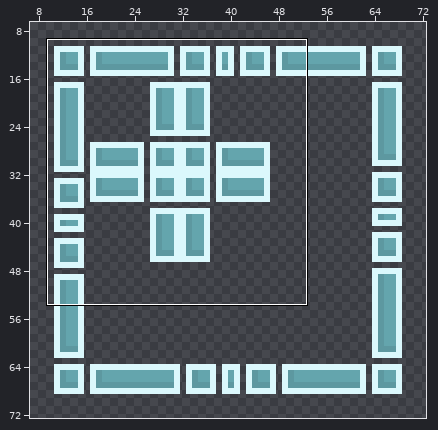
Two states of a pixel-art file, examples/vacuum-outlaw/src/main/resources/tilesets/StationOne_walls.aseprite. Above, an overview of the earlier version with the close-up marked.
Close-up. First the earlier version:
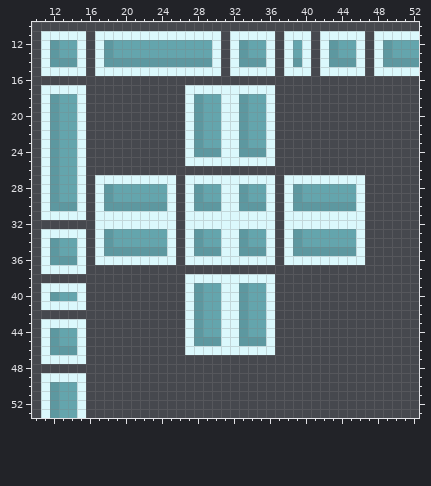
256x256 pixels, 1 frame. Shown: x 10..52, y 10..53. The wide view leaves out empty margins.
The same view after the edit:
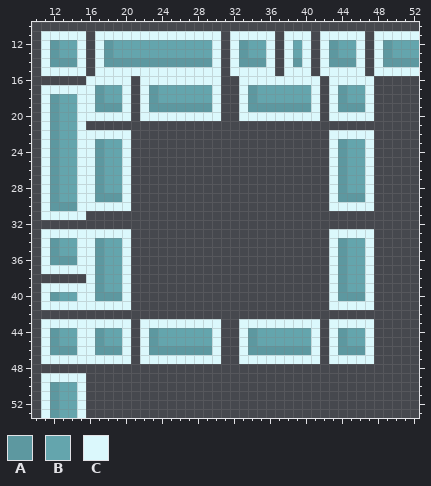
Palette (. is transparent): A #5d98a0  B #64a5ad  C #dbf8fc
Edits made:
y 16: x 16..20 ..... -> CCCCC; x 22..30 ......... -> CCCCCCCCC; x 33..41 ......... -> CCCCCCCCC; x 43..47 ..... -> CCCCC
y 17: x 16..20 ..... -> CABBC; x 22..29 .....CCC -> CABBBBBB; x 31..32 CC -> ..; x 34..41 CCC..... -> ABBBBBBC; x 43..47 ..... -> CABBC
y 18: x 16..20 ..... -> CABBC; x 22..28 .....CA -> CABBBBB; x 30..34 BCCAB -> C..CA; x 36..41 C..... -> BBBBBC; x 43..47 ..... -> CABBC
y 19: x 16..20 ..... -> CAAAC; x 22..27 .....C -> CAAAAA; x 29..41 BBCCABBC..... -> AC..CAAAAAAAC; x 43..47 ..... -> CAAAC
y 20: x 16..20 ..... -> CCCCC; x 22..26 ..... -> CCCCC; x 28..35 ABBCCABB -> CCC..CCC; x 37..41 ..... -> CCCCC; x 43..47 ..... -> CCCCC
y 21: x 27..36 CABBCCABBC -> ..........
y 22: x 16..20 ..... -> CCCCC; x 27..36 CABBCCABBC -> ..........; x 43..47 ..... -> CCCCC
y 23: x 16..20 ..... -> CABBC; x 27..36 CABBCCABBC -> ..........; x 43..47 ..... -> CABBC
y 24: x 16..20 ..... -> CABBC; x 27..36 CAAACCAAAC -> ..........; x 43..47 ..... -> CABBC
y 25: x 16..20 ..... -> CABBC; x 27..36 CCCCCCCCCC -> ..........; x 43..47 ..... -> CABBC
y 26: x 16..20 ..... -> CABBC; x 43..47 ..... -> CABBC
y 27: x 16..19 .CCC -> CABB; x 21..25 CCCCC -> .....; x 27..36 CCCCCCCCCC -> ..........; x 38..42 CCCCC -> .....; x 44..47 CCC. -> ABBC
y 28: x 16..18 .CA -> CAB; x 20..25 BBBBBC -> C.....; x 27..36 CABBCCABBC -> ..........; x 38..44 CABBBBB -> .....CA; x 46..47 C. -> BC
y 29: x 16..17 .C -> CA; x 19..25 BBBBBBC -> AC.....; x 27..36 CABBCCABBC -> ..........; x 38..47 CABBBBBBC. -> .....CAAAC
y 30: x 16 . -> C; x 18..25 AAAAAAAC -> CCC.....; x 27..36 CAAACCAAAC -> ..........; x 38..45 CAAAAAAA -> .....CCC; x 47 . -> C
y 31..32: x 17..25 CCCCCCCCC -> .........; x 27..36 CCCCCCCCCC -> ..........; x 38..46 CCCCCCCCC -> .........
y 33: x 16 . -> C; x 18..25 ABBBBBBC -> CCC.....; x 27..36 CABBCCABBC -> ..........; x 38..45 CABBBBBB -> .....CCC; x 47 . -> C
y 34: x 16..18 .CA -> CAB; x 20..25 BBBBBC -> C.....; x 27..36 CABBCCABBC -> ..........; x 38..44 CABBBBB -> .....CA; x 46..47 C. -> BC
y 35: x 16..25 .CAAAAAAAC -> CABBC.....; x 27..36 CAAACCAAAC -> ..........; x 38..43 CAAAAA -> .....C; x 45..47 AC. -> BBC
y 36: x 16..19 .CCC -> CABB; x 21..25 CCCCC -> .....; x 27..36 CCCCCCCCCC -> ..........; x 38..42 CCCCC -> .....; x 44..47 CCC. -> ABBC
y 37: x 16..20 ..... -> CABBC; x 43..47 ..... -> CABBC
y 38: x 16..20 ..... -> CABBC; x 27..36 CCCCCCCCCC -> ..........; x 43..47 ..... -> CABBC
y 39: x 16..20 ..... -> CABBC; x 27..36 CABBCCABBC -> ..........; x 43..47 ..... -> CABBC
y 40: x 16..20 ..... -> CAAAC; x 27..36 CABBCCABBC -> ..........; x 43..47 ..... -> CAAAC
y 41: x 16..20 ..... -> CCCCC; x 27..36 CABBCCABBC -> ..........; x 43..47 ..... -> CCCCC
y 42: x 27..36 CABBCCABBC -> ..........
y 43: x 16..20 ..... -> CCCCC; x 22..26 ..... -> CCCCC; x 28..35 ABBCCABB -> CCC..CCC; x 37..41 ..... -> CCCCC; x 43..47 ..... -> CCCCC
y 44: x 16..20 ..... -> CABBC; x 22..28 .....CA -> CABBBBB; x 30..34 BCCAB -> C..CA; x 36..41 C..... -> BBBBBC; x 43..47 ..... -> CABBC
y 45: x 16..20 ..... -> CABBC; x 22..33 .....CAAACCA -> CABBBBBBC..C; x 35..41 AC..... -> BBBBBBC; x 43..47 ..... -> CABBC
y 46: x 16..20 ..... -> CAAAC; x 22..29 .....CCC -> CAAAAAAA; x 31..32 CC -> ..; x 34..41 CCC..... -> AAAAAAAC; x 43..47 ..... -> CAAAC
y 47: x 16..20 ..... -> CCCCC; x 22..30 ......... -> CCCCCCCCC; x 33..41 ......... -> CCCCCCCCC; x 43..47 ..... -> CCCCC
